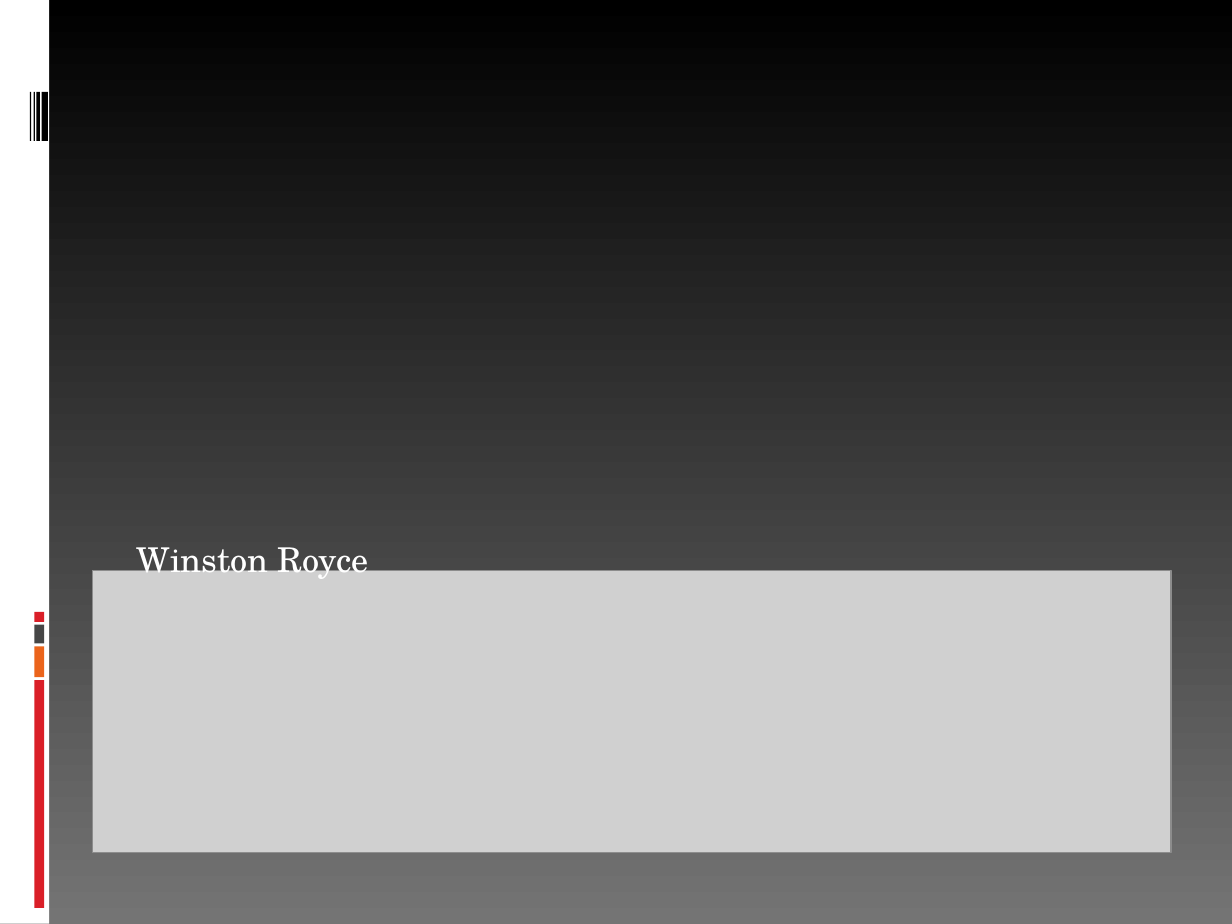
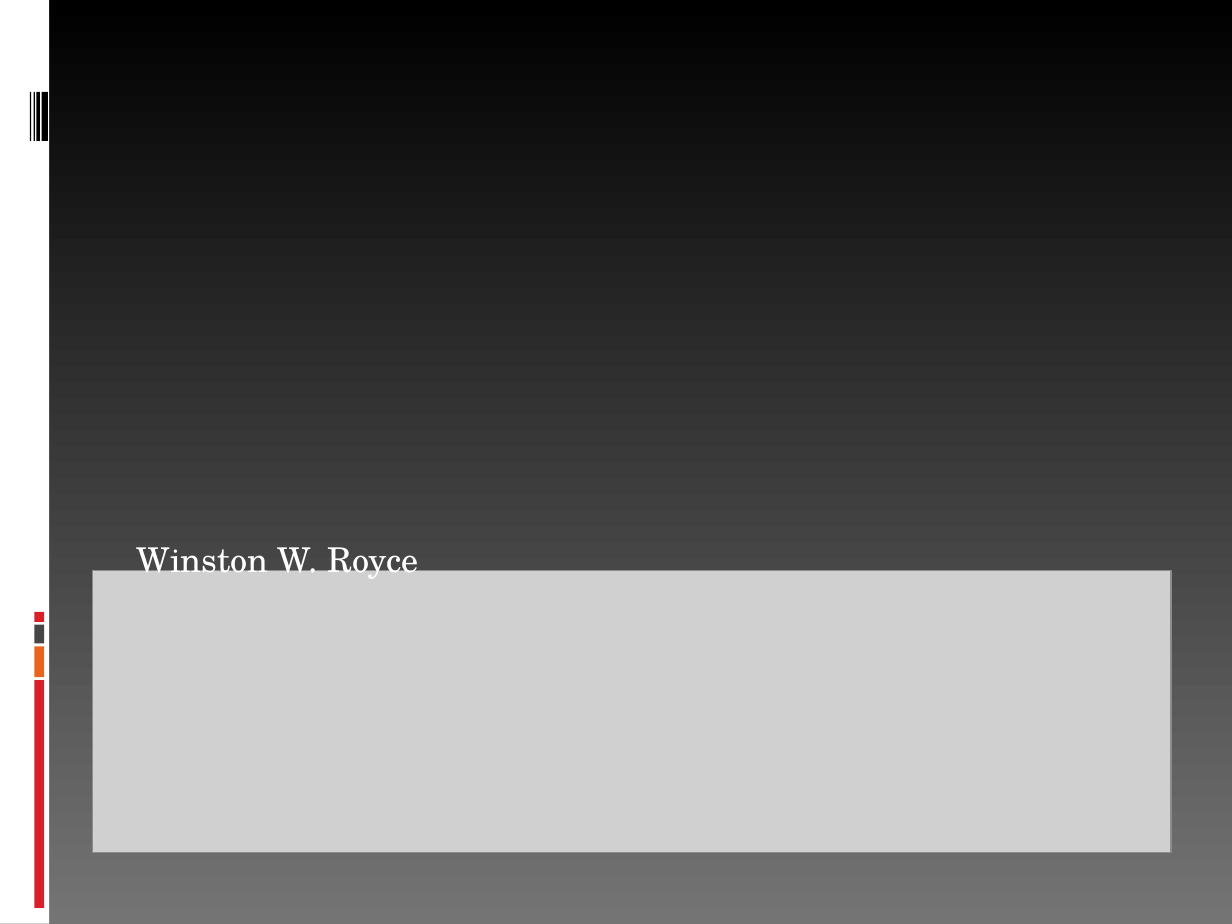
Before and after one commit to Maturuleco/ingdesoft2, a slide deck: slide 1 of Paper/PresentaciónSantiago.ppt. Drawn at 1232x924 pixels with LibreOffice and Linux fonts; fonts in the diff are those of the drawing; grey boxes stand for pictures. Boxes give left, top, right and bottom in pixels: in the first picture for what was removed or moved away, otherwise in the second. Text is boxed around its words. In the diff, an @@ line names an element or a change of style, - is before the commit and + after.

```diff
--- a/Paper/PresentaciónSantiago.ppt
+++ b/Paper/PresentaciónSantiago.ppt
@@ subtitle at (137,547,418,582): text changed @@
-Winston Royce
+Winston W. Royce
```
Also in this commit, not shown: 1 other slide changed, 1 slide added.
